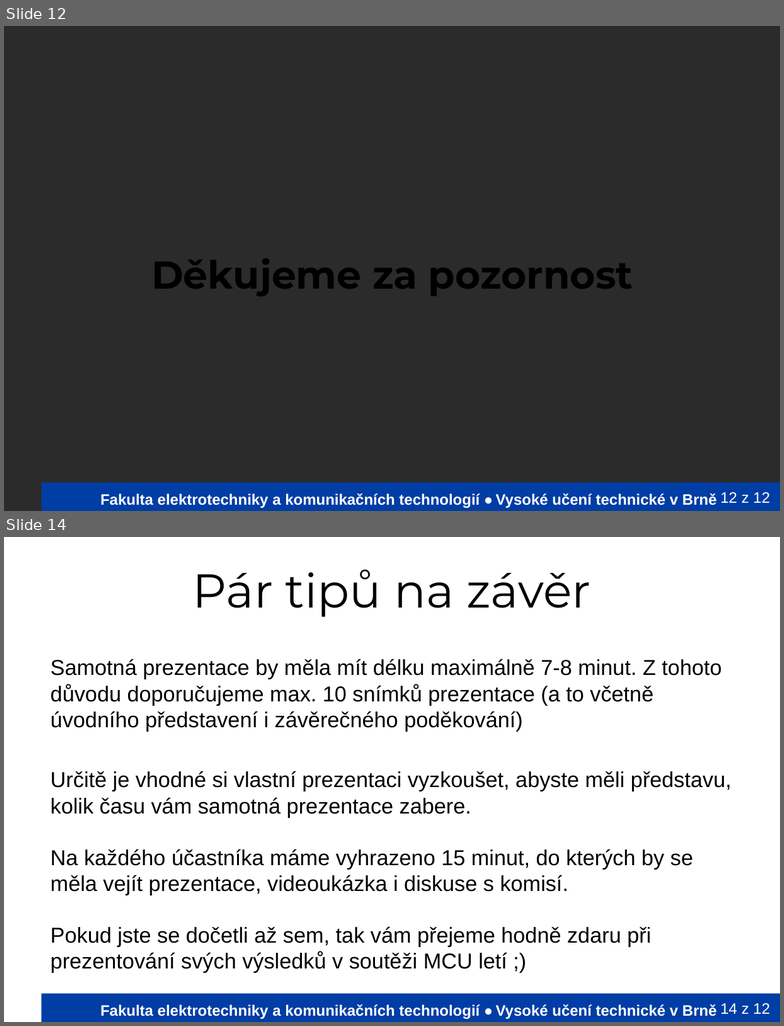
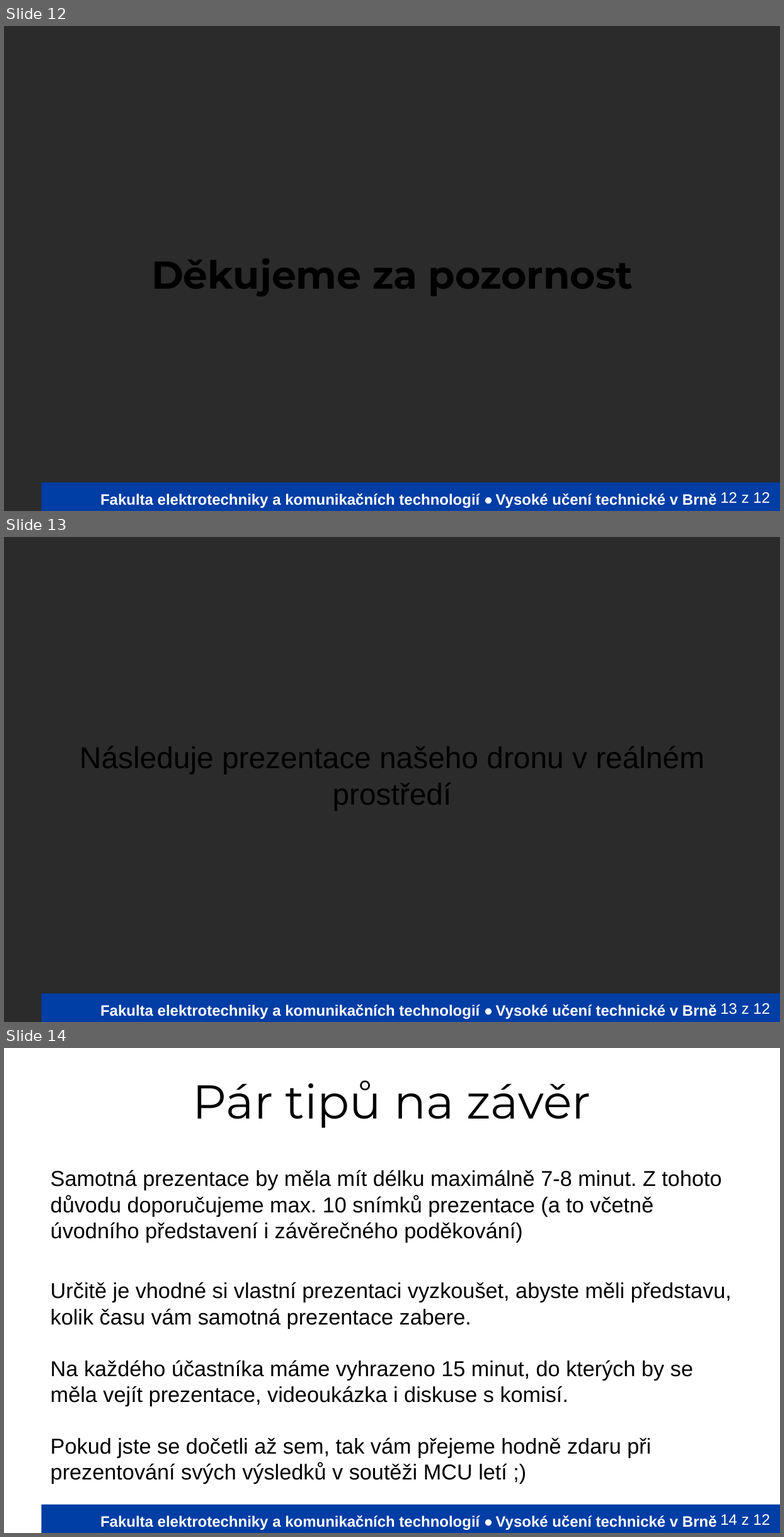
Before and after one commit to Mi-Tom/micro-controlers, a slide deck: PrezentaceVUT/VyvojovyDiagramVUT.odp. Shown one above the other, each under a label of ours: slides 12 and 14 before the commit, slides 12, 13 and 14 after it; the slides between them are not shown. The pictures are 784x1026 and 784x1537 pixels, drawn with LibreOffice and Linux fonts; fonts in the diff are those of the drawing; background and template pictures are left out; a plain dark background stands for a picture behind light text. Boxes give left, top, right and bottom in pixels: in the first picture for what was removed or moved away, otherwise in the second. Text is boxed around its words. In the diff, an @@ line names an element or a change of style, - is before the commit and + after.

Commit message:
Uplne miniuprava prezentace

```diff
--- a/PrezentaceVUT/VyvojovyDiagramVUT.odp
+++ b/PrezentaceVUT/VyvojovyDiagramVUT.odp
@@ slide 13 added at [4,537,780,1022], background picture (left out); not listed: 3 template elements that a slide beside it also shows @@
@@ text added at [80,746,705,810], 28 pt, text #000000 @@
+Následuje prezentace našeho dronu v reálném prostředí
```
Also in this commit, not shown: 1 slide removed, 1 other file.
